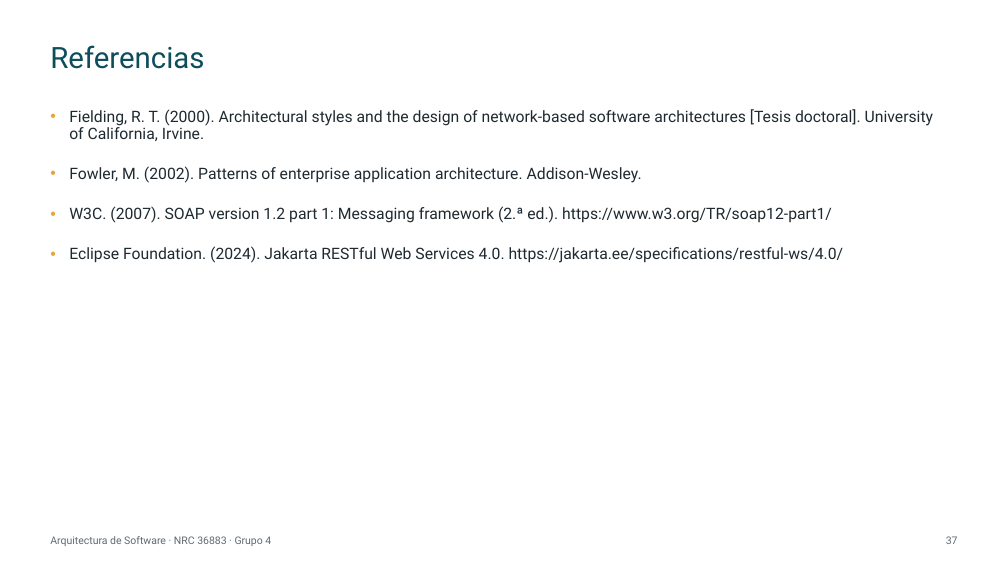
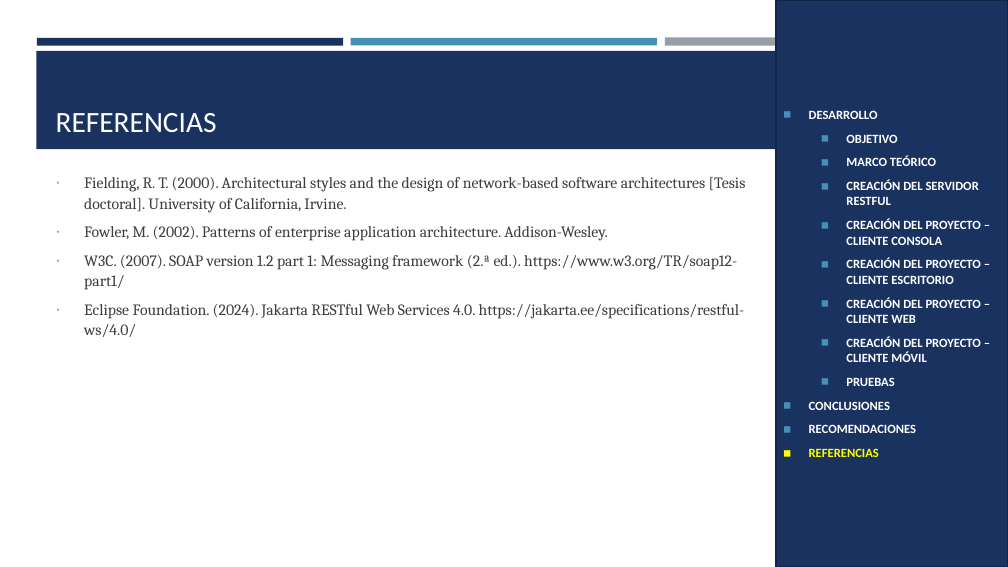
Before and after one commit to IMarcusDev/TI.1.3.-PAO202651_RESTFUL_JAVA_SINBDD_NRC_36883_GR04, a slide deck: slide 30 of 05. DOCUMENTACION/PRESENTACION TI.1.3. RESTFUL sin BDD en JAVA GR4.pptx (slide 37 before the commit). Drawn at 1008x567 pixels with LibreOffice and Linux fonts; fonts in the diff are those of the drawing. Boxes give left, top, right and bottom in pixels: in the first picture for what was removed or moved away, otherwise in the second. Text is boxed around its words. In the diff, an @@ line names an element or a change of style, - is before the commit and + after.

```diff
--- a/05. DOCUMENTACION/PRESENTACION TI.1.3. RESTFUL sin BDD en JAVA GR4.pptx
+++ b/05. DOCUMENTACION/PRESENTACION TI.1.3. RESTFUL sin BDD en JAVA GR4.pptx
@@ rectangle added at box(776, 0, 1008, 567), fill #1A3260, outline #122446 1.75 pt, 12 pt, text #FFFFFF, bold @@
+◼ DESARROLLO
+  ◼ OBJETIVO
+  ◼ MARCO TEÓRICO
+  ◼ CREACIÓN DEL SERVIDOR RESTFUL
+  ◼ CREACIÓN DEL PROYECTO – CLIENTE CONSOLA
+  ◼ CREACIÓN DEL PROYECTO – CLIENTE ESCRITORIO
+  ◼ CREACIÓN DEL PROYECTO – CLIENTE WEB
+  ◼ CREACIÓN DEL PROYECTO – CLIENTE MÓVIL
+  ◼ PRUEBAS
+◼ CONCLUSIONES
+◼ RECOMENDACIONES
+◼ REFERENCIAS
@@ rectangle added at box(36, 51, 972, 149), fill #1A3260 @@
@@ rectangle added at box(37, 38, 343, 45), fill #1A3260 @@
@@ title "REFERENCIAS" at box(56, 113, 217, 133): vertical alignment middle to bottom @@
@@ rectangle added at box(351, 38, 657, 45), fill #4590B8 @@
@@ rectangle added at box(665, 38, 971, 46), fill #969FA7 @@
@@ title at box(56, 113, 217, 133): text changed; font Roboto to Calibri; text colour #0E4D5C to #FFFFFF @@
-Referencias
+REFERENCIAS
@@ text "Fielding, R. T. (2000). Architectural ...": place and size @@
-text "Fielding, R. T. (2000). Architectural ..." at box(69, 109, 933, 263)
+text "Fielding, R. T. (2000). Architectural ..." at box(84, 177, 746, 337)
@@ text "Fielding, R. T. (2000). Architectural ..." at box(84, 177, 746, 337): font Roboto to Cambria, text colour #1F2A30 to #3D3D3D; bullet • to ∙; line spacing 0.9 to 1.07; less space between paragraphs; bullet colour #E8A33D to #4590B8 @@
@@ text removed at box(50, 536, 271, 546) @@
-Arquitectura de Software · NRC 36883 · Grupo 4
@@ page number removed at box(946, 536, 958, 544) @@
-37
```
Also in this commit, not shown: 23 other slides changed, 6 slides added, 14 slides removed.
